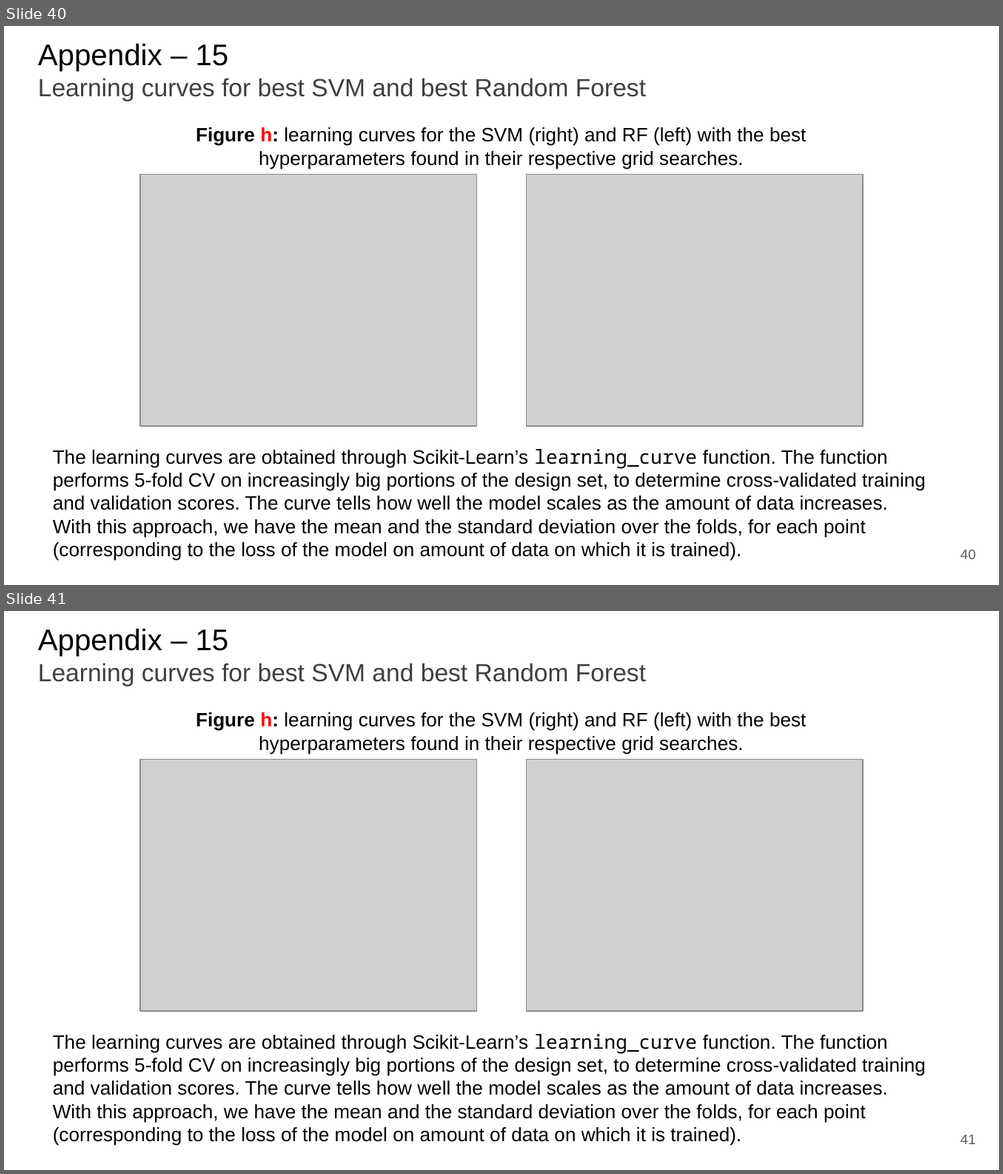
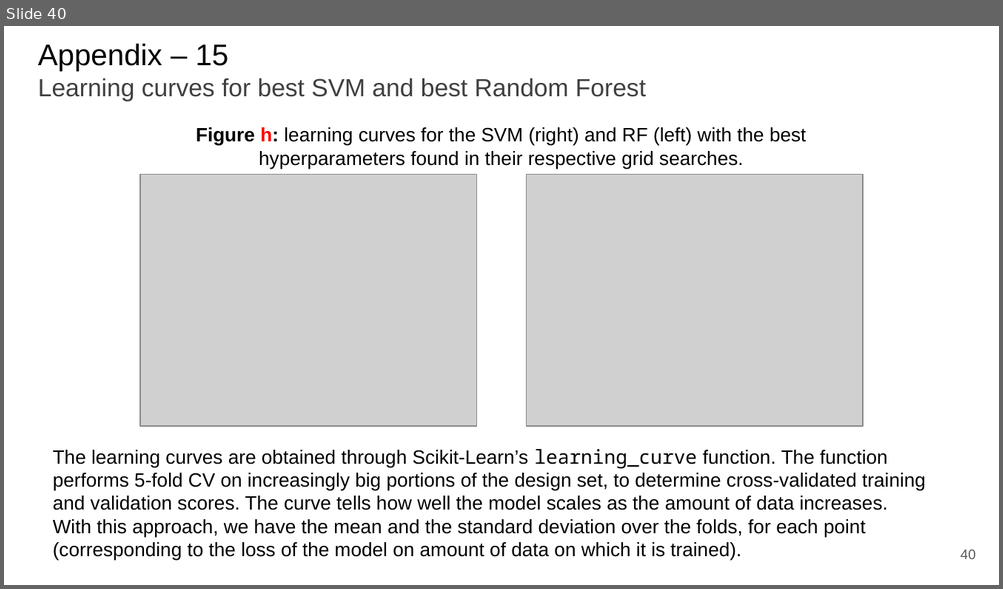
Before and after one commit to paolo-junior-mollica/machine-learning-project, a slide deck: relazione/ML-2023-PRJ-Slides-Demo.pptx. Shown one above the other, each under a label of ours: slides 40 and 41 before the commit, slide 40 after it. The pictures are 1003x1174 and 1003x589 pixels, drawn with LibreOffice and Linux fonts; fonts in the diff are those of the drawing; grey boxes stand for pictures. Boxes give left, top, right and bottom in pixels: in the first picture for what was removed or moved away, otherwise in the second. Text is boxed around its words. In the diff, an @@ line names an element or a change of style, - is before the commit and + after.

Commit message:
Updated report, with experimental schema on the validation schema for the CUP + removing references to MEE

```diff
--- a/relazione/ML-2023-PRJ-Slides-Demo.pptx
+++ b/relazione/ML-2023-PRJ-Slides-Demo.pptx
@@ slide 41 removed at [4,611,999,1170], background #FFFFFF @@
@@ title removed at [38,628,646,686] @@
-Appendix – 15
-Learning curves for best SVM and best Random Forest
@@ text removed at [196,712,805,755] @@
-Figure h: learning curves for the SVM (right) and RF (left) with the best hyperparameters found in their respective grid searches.
@@ picture removed at [140,759,476,1012] @@
@@ picture removed at [526,759,862,1012] @@
@@ text removed at [53,1034,925,1146] @@
-The learning curves are obtained through Scikit-Learn’s learning_curve function. The function performs 5-fold CV on increasingly big portions of the design set, to determine cross-validated training and validation scores. The curve tells how well the model scales as the amount of data increases.
-With this approach, we have the mean and the standard deviation over the folds, for each point (corresponding to the loss of the model on amount of data on which it is trained).
@@ page number removed at [960,1135,976,1145] @@
-41
```
Also in this commit, not shown: 6 slides changed, 1 slide added, 1 other slide removed.
